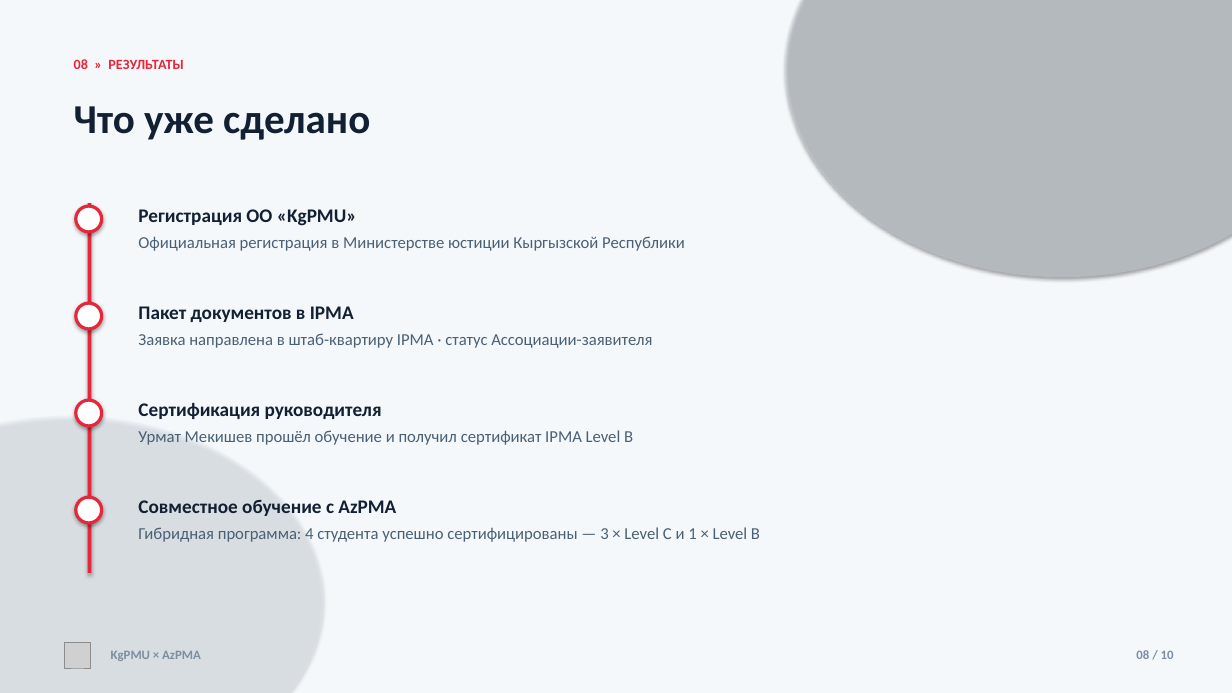
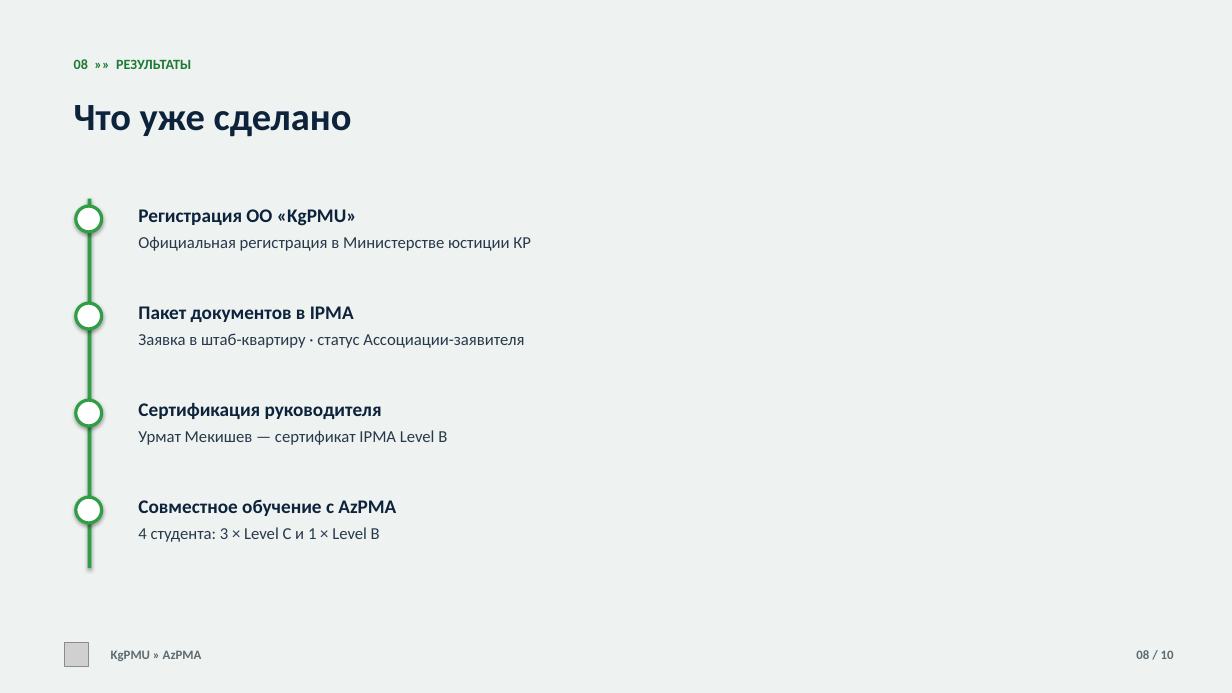
Before and after one commit to umekishev/umekishev, a slide deck: slide 8 of presentations/IPMA_Kyrgyzstan_CoD_Presentation.pptx. Drawn at 1232x693 pixels with LibreOffice and Linux fonts; fonts in the diff are those of the drawing; grey boxes stand for pictures. Boxes give left, top, right and bottom in pixels: in the first picture for what was removed or moved away, otherwise in the second. Text is boxed around its words. In the diff, an @@ line names an element or a change of style, - is before the commit and + after.

```diff
--- a/presentations/IPMA_Kyrgyzstan_CoD_Presentation.pptx
+++ b/presentations/IPMA_Kyrgyzstan_CoD_Presentation.pptx
@@ rectangle at [0,0,1232,693]: fill #F5F8FB to #EEF2F1 @@
@@ ellipse removed at [786,0,1232,277] @@
@@ text at [74,59,191,69]: text changed; text colour #E62739 to #1F7A34 @@
-08 » РЕЗУЛЬТАТЫ
+08 »» РЕЗУЛЬТАТЫ
@@ text "Что уже сделано" at [74,105,352,137]: size 32 to 30 pt, text colour #122033 to #0D223B @@
@@ ellipse added at [76,206,102,232], fill #FFFFFF, outline #2F9E44 2.5 pt @@
@@ rectangle: place and size @@
-rectangle at [88,203,91,573]
+rectangle at [88,199,91,568]
@@ rectangle at [88,199,91,568]: fill #E62739 to #2F9E44 @@
@@ text at [138,236,531,251]: text changed; text colour #4A6074 to #28394A @@
-Официальная регистрация в Министерстве юстиции Кыргызской Республики
+Официальная регистрация в Министерстве юстиции КР
@@ text at [138,333,524,348]: text changed; text colour #4A6074 to #28394A @@
-Заявка направлена в штаб-квартиру IPMA · статус Ассоциации-заявителя
+Заявка в штаб-квартиру · статус Ассоциации-заявителя
@@ ellipse removed at [0,416,323,693] @@
@@ 3 ellipses: place and size @@
-3 ellipses at [76,206,102,426]
+3 ellipses at [76,303,102,523]
@@ outline #E62739 2.5 pt to #2F9E44 2.5 pt in 3 elements at [76,303,102,329], [76,497,102,523], [76,400,102,426] @@
@@ text at [138,430,447,445]: text changed; text colour #4A6074 to #28394A @@
-Урмат Мекишев прошёл обучение и получил сертификат IPMA Level B
+Урмат Мекишев — сертификат IPMA Level B
@@ ellipse removed at [76,497,102,523] @@
@@ text at [138,499,396,516]: text colour #122033 to #0D223B in "Совместное обучение с AzPMA" @@
@@ text at [138,527,380,542]: text changed; text colour #4A6074 to #28394A @@
-Гибридная программа: 4 студента успешно сертифицированы — 3 × Level C и 1 × Level B
+4 студента: 3 × Level C и 1 × Level B
@@ text at [111,650,202,661]: text changed; text colour #7A8FA3 to #5C6B72 @@
-KgPMU × AzPMA
+KgPMU » AzPMA
@@ text "08 / 10" at [1136,650,1174,659]: text colour #7A8FA3 to #5C6B72 @@
```
Also in this commit, not shown: 9 other slides changed, 12 other files.
